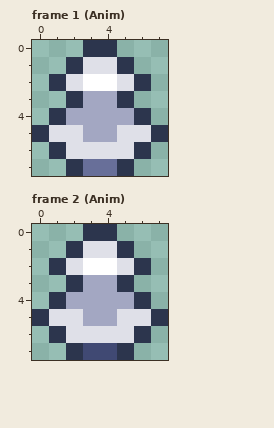
One commit to this pixel-art file: assets/textures/units/znyper.aseprite. The picture above is the old version.
8x8 pixels, 2 frames. Shown: frame 1 (Anim), frame 2 (Anim).
After the commit:
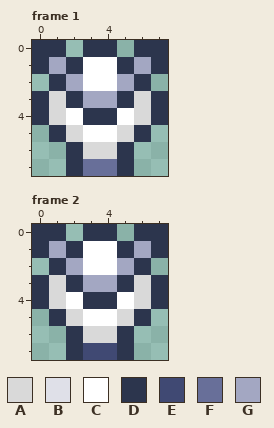
Palette (. is transparent): A #d9d9d9  B #dfe0e8  C #ffffff  D #2c354d  E #404973  F #686f99  G #a3a7c2
Change:
--- frame 1, layers "team_color", "base"
@@ x 0..7 @@
-0 ...DD...
-1 ..DBBD..
-2 .DBCCBD.
-3 ..DGGD..
-4 .DGGGGD.
-5 DBBGGBBD
-6 .DBBBBD.
+0 DD.DD.DD
+1 DGDCCDGD
+2 .DGCCGD.
+3 DADGGDAD
+4 DACDDCAD
+5 .DACCAD.
+6 ..DAAD..
 7 ..DFFD..
--- frame 2, layers "team_color", "base"
@@ x 0..7 @@
-0 ...DD...
-1 ..DBBD..
-2 .DBCCBD.
-3 ..DGGD..
-4 .DGGGGD.
-5 DBBGGBBD
-6 .DBBBBD.
+0 DD.DD.DD
+1 DGDCCDGD
+2 .DGCCGD.
+3 DADGGDAD
+4 DACDDCAD
+5 .DACCAD.
+6 ..DAAD..
 7 ..DEED..
